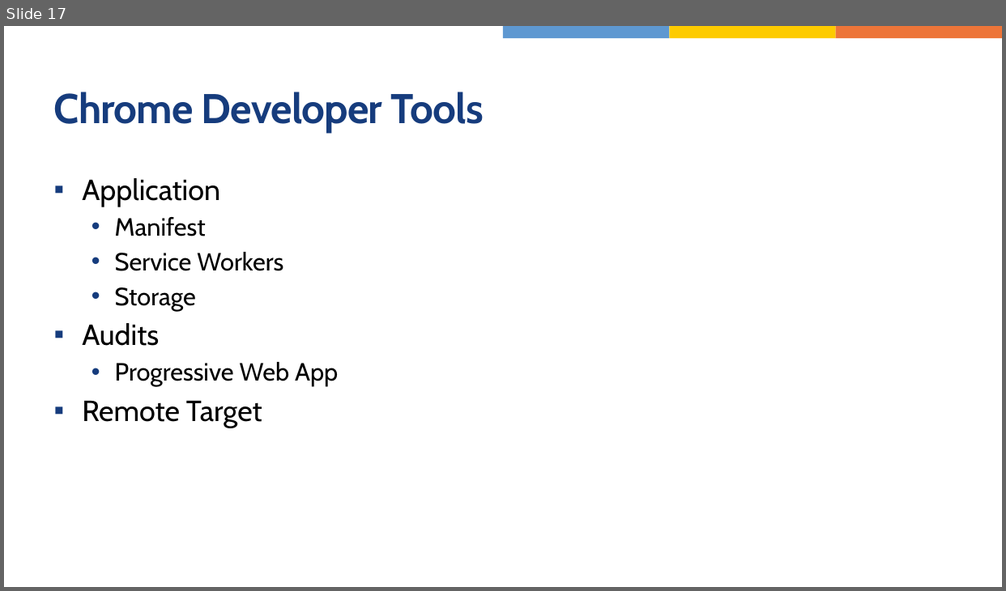
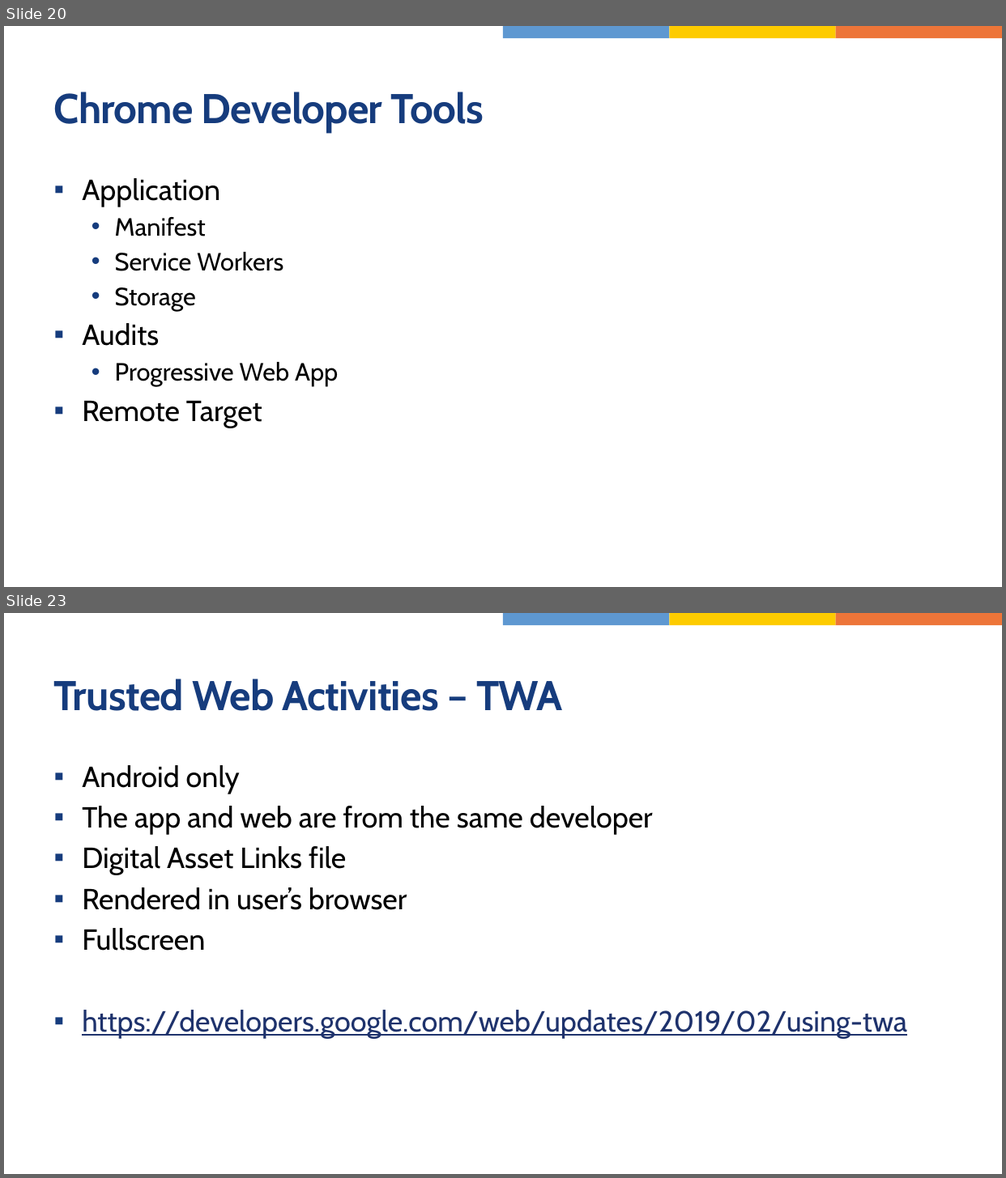
Before and after one commit to jasho/wug-blazor-pwa, a slide deck: WUG-Blazor-PWA.pptx. Shown one above the other, each under a label of ours: slide 17 before the commit, slides 20 and 23 after it; the slides between them are not shown. The pictures are 1006x591 and 1006x1178 pixels, drawn with LibreOffice and Linux fonts; fonts in the diff are those of the drawing. Boxes give left, top, right and bottom in pixels: in the first picture for what was removed or moved away, otherwise in the second. Text is boxed around its words. In the diff, an @@ line names an element or a change of style, - is before the commit and + after.

```diff
--- a/WUG-Blazor-PWA.pptx
+++ b/WUG-Blazor-PWA.pptx
@@ slide 23 added at <box>4,613,1002,1174</box>, background #FFFFFF; not listed: 3 template elements that a slide beside it also shows @@
@@ title added at <box>54,679,563,711</box>, 40 pt, text #163C7D, bold @@
+Trusted Web Activities – TWA
@@ text added at <box>82,765,907,1038</box>, 28 pt, text #000000 @@
+▪ Android only
+▪ The app and web are from the same developer
+▪ Digital Asset Links file
+▪ Rendered in user’s browser
+▪ Fullscreen
+▪ https://developers.google.com/web/updates/2019/02/using-twa
@@ what was slide 17 is now slide 20 @@
```
Also in this commit, not shown: 3 slides changed, 11 other slides added, 2 slides removed, 4 other files.
